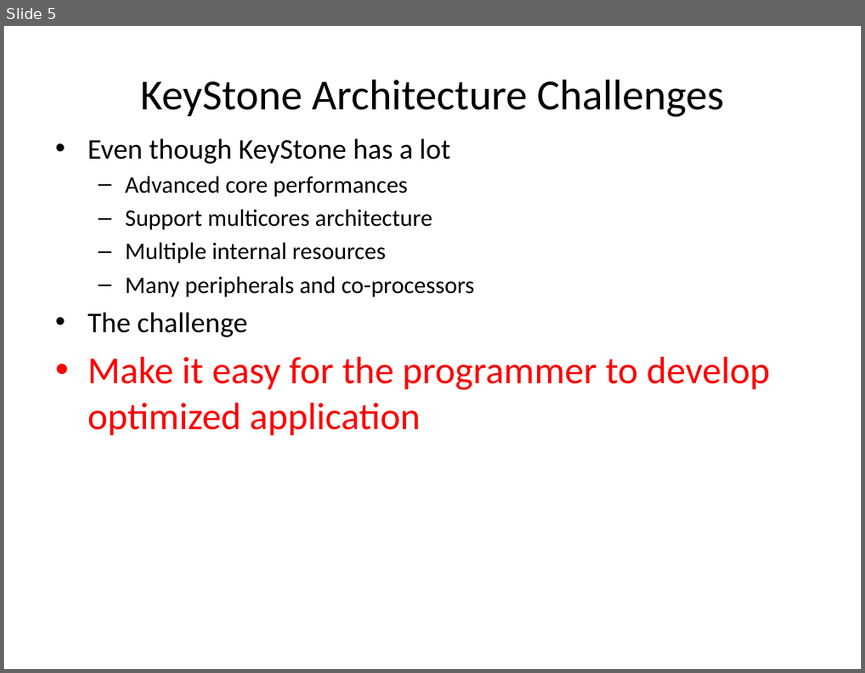
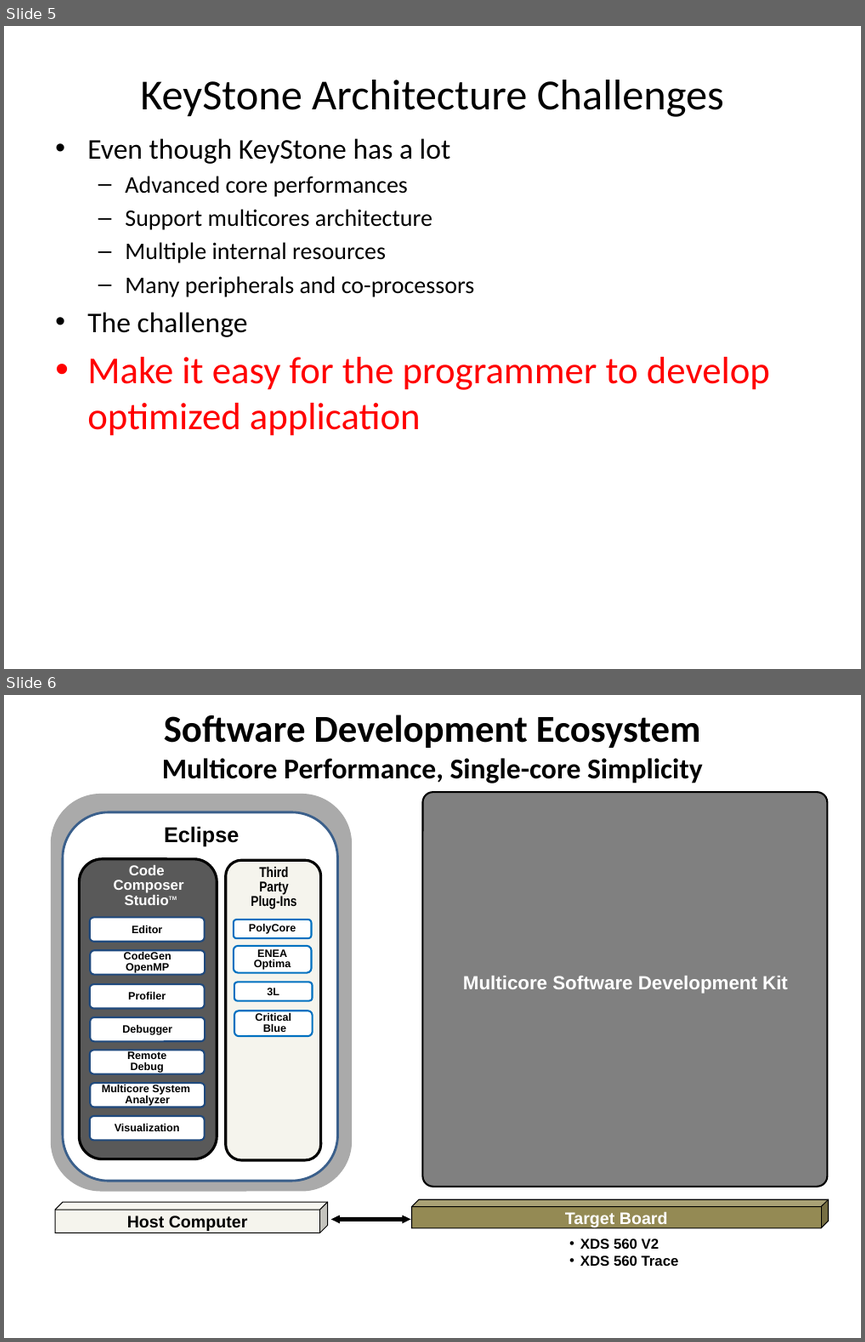
Before and after one commit to hari1989/keystone-workshop, a slide deck: preliminary/Introduction to KeyStone Software ECO.pptx. Shown one above the other, each under a label of ours: slide 5 before the commit, slides 5 and 6 after it. The pictures are 865x673 and 865x1342 pixels, drawn with LibreOffice and Linux fonts; fonts in the diff are those of the drawing. Boxes give left, top, right and bottom in pixels: in the first picture for what was removed or moved away, otherwise in the second. Text is boxed around its words. In the diff, an @@ line names an element or a change of style, - is before the commit and + after.

```diff
--- a/preliminary/Introduction to KeyStone Software ECO.pptx
+++ b/preliminary/Introduction to KeyStone Software ECO.pptx
@@ slide 6 added at <box>4,695,861,1338</box>, background #FFFFFF @@
@@ title added at <box>162,715,703,783</box>, 24 pt, text #000000, bold @@
+Software Development Ecosystem
+Multicore Performance, Single-core Simplicity
@@ rounded rectangle added at <box>50,794,352,1191</box>, fill #AAAAAA @@
@@ rounded rectangle added at <box>423,792,828,1186</box>, fill #808080, outline #000000 1.5 pt @@
@@ rounded rectangle added at <box>63,812,337,1181</box>, fill #FFFFFF, outline #3A5F8C 2 pt @@
@@ text added at <box>164,826,239,847</box>, 18 pt, text #000000, bold @@
+Eclipse
@@ rounded rectangle added at <box>80,859,217,1158</box>, fill #595959, outline #000000 2.25 pt @@
@@ rounded rectangle added at <box>80,857,218,920</box>, 12 pt, text #FFFFFF, bold @@
+Code
+Composer
+StudioTM
@@ rounded rectangle added at <box>226,861,321,1160</box>, fill #F5F4ED, outline #000000 2.25 pt @@
@@ rounded rectangle added at <box>227,858,322,925</box>, 12 pt, text #000000, bold @@
+Third
+Party
+Plug-Ins
@@ rounded rectangle added at <box>90,917,205,941</box>, fill #FFFFFF, outline #1F497D 1.5 pt, 9 pt, text #000000, bold @@
+Editor
@@ rounded rectangle added at <box>234,919,312,938</box>, fill #FFFFFF, outline #0070C0 1.5 pt, 9 pt, text #000000, bold @@
+PolyCore
@@ rounded rectangle added at <box>234,946,312,973</box>, fill #FFFFFF, outline #0070C0 1.5 pt, 9 pt, text #000000, bold @@
+ENEA
+Optima
@@ rounded rectangle added at <box>91,950,205,975</box>, fill #FFFFFF, outline #1F497D 1.5 pt, 9 pt, text #000000, bold @@
+CodeGen
+OpenMP
@@ rounded rectangle added at <box>90,984,205,1008</box>, fill #FFFFFF, outline #1F497D 1.5 pt, 9 pt, text #000000, bold @@
+Profiler
@@ rounded rectangle added at <box>234,982,313,1001</box>, fill #FFFFFF, outline #0070C0 1.5 pt, 9 pt, text #000000, bold @@
+3L
@@ text added at <box>463,975,788,993</box>, 16 pt, text #FFFFFF, bold @@
+Multicore Software Development Kit
@@ rounded rectangle added at <box>91,1017,205,1041</box>, fill #FFFFFF, outline #1F497D 1.5 pt, 9 pt, text #000000, bold @@
+Debugger
@@ rounded rectangle added at <box>234,1010,313,1036</box>, fill #FFFFFF, outline #0070C0 1.5 pt, 9 pt, text #000000, bold @@
+Critical
+Blue
@@ rounded rectangle added at <box>90,1049,205,1074</box>, fill #FFFFFF, outline #1F497D 1.5 pt, 9 pt, text #000000, bold @@
+Remote
+Debug
@@ rounded rectangle added at <box>91,1083,205,1107</box>, fill #FFFFFF, outline #1F497D 1.5 pt, 9 pt, text #000000, bold @@
+Multicore System
+Analyzer
@@ rounded rectangle added at <box>90,1116,205,1140</box>, fill #FFFFFF, outline #1F497D 1.5 pt, 9 pt, text #000000, bold @@
+Visualization
@@ cube added at <box>55,1202,328,1232</box>, fill #F5F4ED, outline #000000 0.75 pt, 14 pt, text #000000, bold @@
+Host Computer
@@ cube added at <box>412,1200,828,1228</box>, fill #948A54, outline #000000 0.75 pt, 14 pt, text #FFFFFF, bold @@
+Target Board
@@ left right arrow added at <box>331,1215,411,1224</box>, fill #000000 @@
@@ text added at <box>580,1238,679,1265</box>, 12 pt, text #000000, bold @@
+• XDS 560 V2
+• XDS 560 Trace
```
Also in this commit, not shown: 1 slide changed, 10 other slides added, 1 slide removed.
